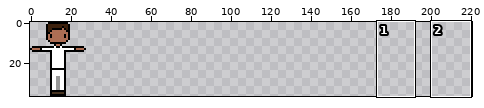
Sprite sheet: Planning/Graphics/Menus/Avatar.png. The picture above shows the old version from afar; the outline marks the close-up.
Close-up. Before the commit:
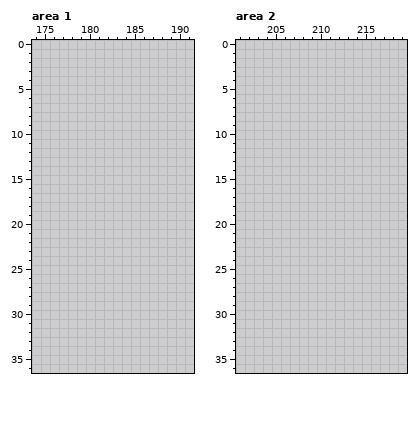
The file is 280x37 pixels. Shown: area 1: x 174..191, y 0..36; area 2: x 201..219, y 0..36. The wide view leaves out empty margins. The commit also changed other parts of the picture, which this record leaves out.
The result:
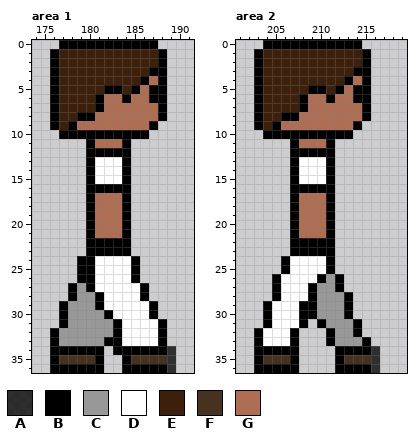
Palette (. is transparent): A #000000c5  B #000000  C #989898  D #ffffff  E #3c200c  F #46321f  G #ad6e54
Edits made:
--- area 1
@@ x 174..191 @@
- 0 ..................
- 1 ..................
- 2 ..................
- 3 ..................
- 4 ..................
- 5 ..................
- 6 ..................
- 7 ..................
- 8 ..................
- 9 ..................
-10 ..................
-11 ..................
-12 ..................
-13 ..................
-14 ..................
-15 ..................
-16 ..................
-17 ..................
-18 ..................
-19 ..................
-20 ..................
-21 ..................
-22 ..................
-23 ..................
-24 ..................
-25 ..................
-26 ..................
-27 ..................
-28 ..................
-29 ..................
-30 ..................
-31 ..................
-32 ..................
-33 ..................
-34 ..................
-35 ..................
-36 ..................
+ 0 ...BBBBBBBBBBB....
+ 1 ..BEEEEEEEEEEEB...
+ 2 ..BEEEEEEEEEEEB...
+ 3 ..BEEEEEEEEEEBB...
+ 4 ..BEEEEEEEEEBGB...
+ 5 ..BEEEEEBBEBGBB...
+ 6 ..BEEEEBGGBGGBB...
+ 7 ..BEEEEBGGGGGGB...
+ 8 ..BEEBBGGGGGGGB...
+ 9 ..BEBGGGGGGGGB....
+10 ...BBBBBBBBBB.....
+11 ......BGGGB.......
+12 ......BBBBB.......
+13 ......BDDDB.......
+14 ......BDDDB.......
+15 ......BDDDB.......
+16 ......BBBBB.......
+17 ......BGGGB.......
+18 ......BGGGB.......
+19 ......BGGGB.......
+20 ......BGGGB.......
+21 ......BGGGB.......
+22 ......BBBBB.......
+23 ......BBBBB.......
+24 .....BBDDDDB......
+25 .....BBDDDDB......
+26 .....BBDDDDB......
+27 ....BCBDDDDDB.....
+28 ....BCCBDDDDB.....
+29 ...BCCCBDDDDDB....
+30 ...BCCCCBDDDDB....
+31 ...BCCCCCBDDDDB...
+32 ..BCCCCCCBDDDDB...
+33 ..BCCCCCBBDDDDB...
+34 ..BBBBBB.BBBBBBA..
+35 ..BFFFFB..BFFFFA..
+36 ..BBBBBB..BBBBBA..
--- area 2
@@ x 201..219 @@
- 0 ...................
- 1 ...................
- 2 ...................
- 3 ...................
- 4 ...................
- 5 ...................
- 6 ...................
- 7 ...................
- 8 ...................
- 9 ...................
-10 ...................
-11 ...................
-12 ...................
-13 ...................
-14 ...................
-15 ...................
-16 ...................
-17 ...................
-18 ...................
-19 ...................
-20 ...................
-21 ...................
-22 ...................
-23 ...................
-24 ...................
-25 ...................
-26 ...................
-27 ...................
-28 ...................
-29 ...................
-30 ...................
-31 ...................
-32 ...................
-33 ...................
-34 ...................
-35 ...................
-36 ...................
+ 0 ...BBBBBBBBBBB.....
+ 1 ..BEEEEEEEEEEEB....
+ 2 ..BEEEEEEEEEEEB....
+ 3 ..BEEEEEEEEEEBB....
+ 4 ..BEEEEEEEEEBGB....
+ 5 ..BEEEEEBBEBGBB....
+ 6 ..BEEEEBGGBGGBB....
+ 7 ..BEEEEBGGGGGGB....
+ 8 ..BEEBBGGGGGGGB....
+ 9 ..BEBGGGGGGGGB.....
+10 ...BBBBBBBBBB......
+11 ......BGGGB........
+12 ......BBBBB........
+13 ......BDDDB........
+14 ......BDDDB........
+15 ......BDDDB........
+16 ......BBBBB........
+17 ......BGGGB........
+18 ......BGGGB........
+19 ......BGGGB........
+20 ......BGGGB........
+21 ......BGGGB........
+22 ......BBBBB........
+23 ......BBBBB........
+24 .....BDDDDB........
+25 .....BDDDDB........
+26 ....BDDDDBCB.......
+27 ....BDDDBCCB.......
+28 ....BDDDBCCCB......
+29 ...BDDDBBCCCB......
+30 ...BDDDBBCCCB......
+31 ...BDDDB.BCCCB.....
+32 ..BDDDB...BCCB.....
+33 ..BDDDB...BCCCB....
+34 ..BBBBB....BBBBA...
+35 ..BFFFB....BFFFA...
+36 ..BBBBB....BBBBA...
